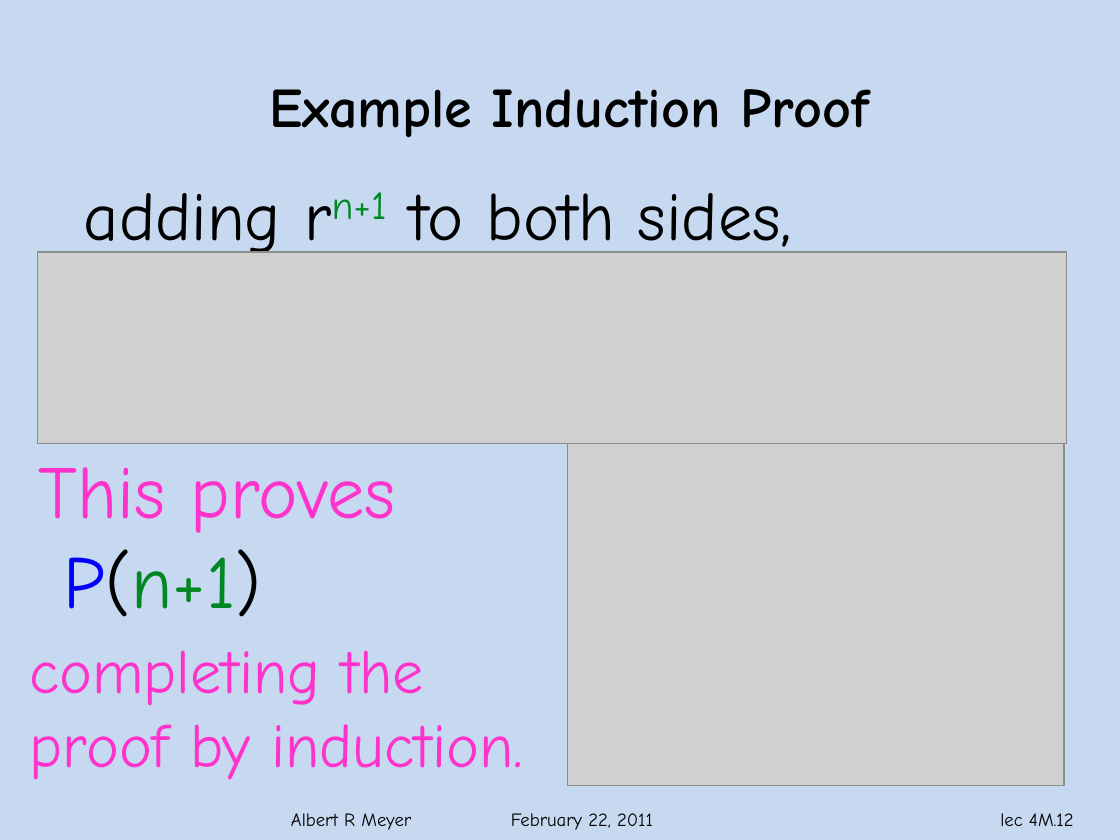
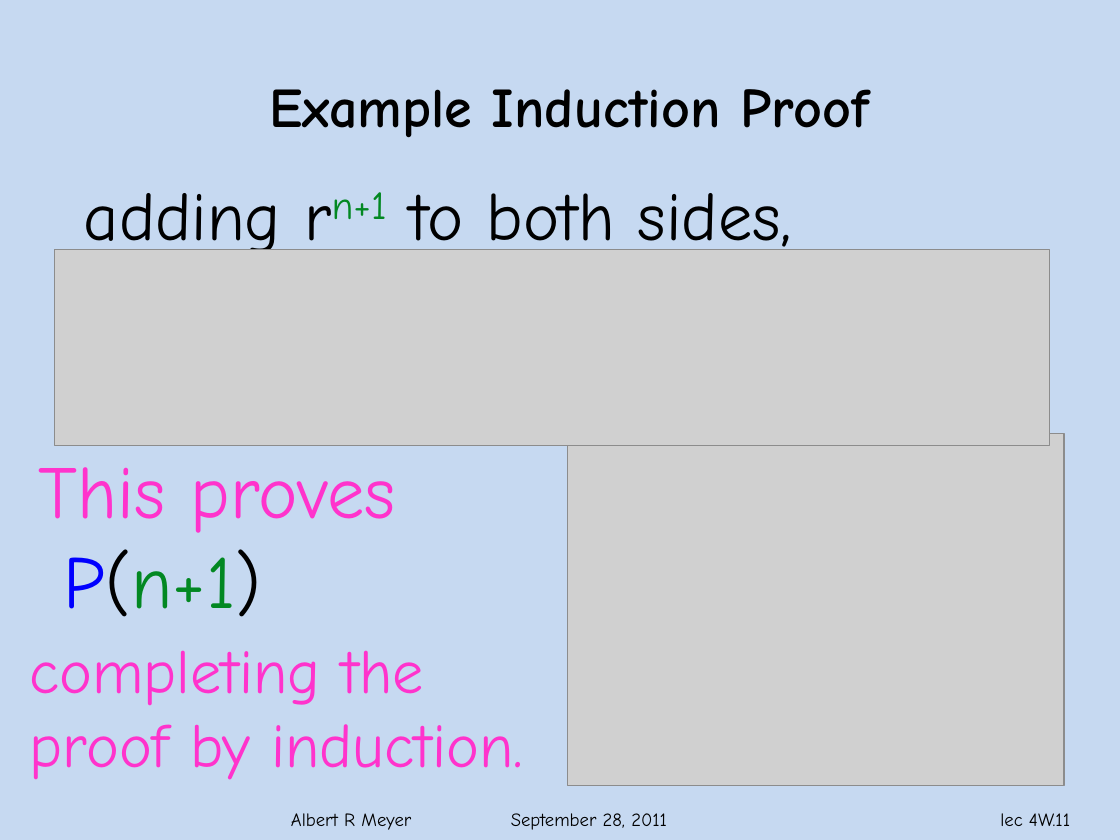
Before and after one commit to armeyer/mcs_web, a slide deck: slide 11 of fall11/slidesF11/slides4w.pptx (slide 12 before the commit). Drawn at 1120x840 pixels with LibreOffice and Linux fonts; fonts in the diff are those of the drawing; grey boxes stand for pictures; background and template pictures are left out. Boxes give left, top, right and bottom in pixels: in the first picture for what was removed or moved away, otherwise in the second. Text is boxed around its words. In the diff, an @@ line names an element or a change of style, - is before the commit and + after.

Commit message:
slides4w

```diff
--- a/fall11/slidesF11/slides4w.pptx
+++ b/fall11/slidesF11/slides4w.pptx
@@ picture resized from (x1=37, y1=252, x2=1066, y2=444) to (x1=55, y1=250, x2=1049, y2=446) @@
@@ text at (x1=291, y1=813, x2=667, y2=830): text changed @@
-Albert R Meyer February 22, 2011
+Albert R Meyer September 28, 2011
@@ page number at (x1=1000, y1=813, x2=1070, y2=826): text changed @@
-lec 4M.12
+lec 4W.11
```
Also in this commit, not shown: 58 other slides changed, 3 slides removed.
